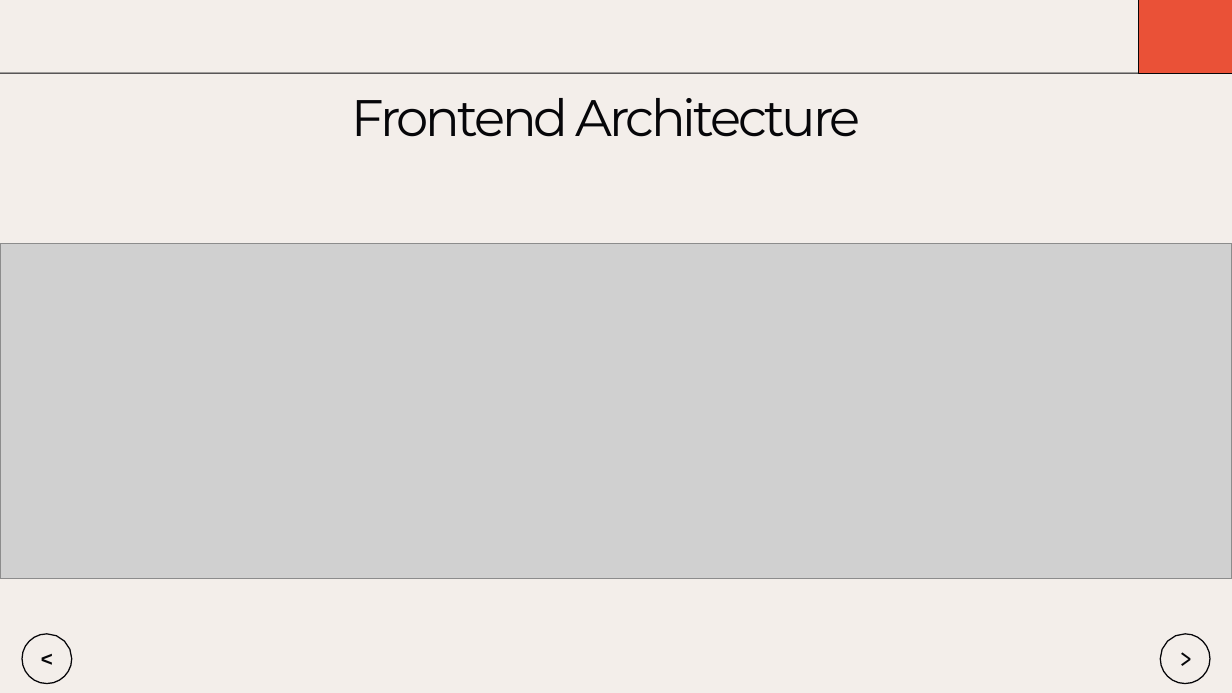
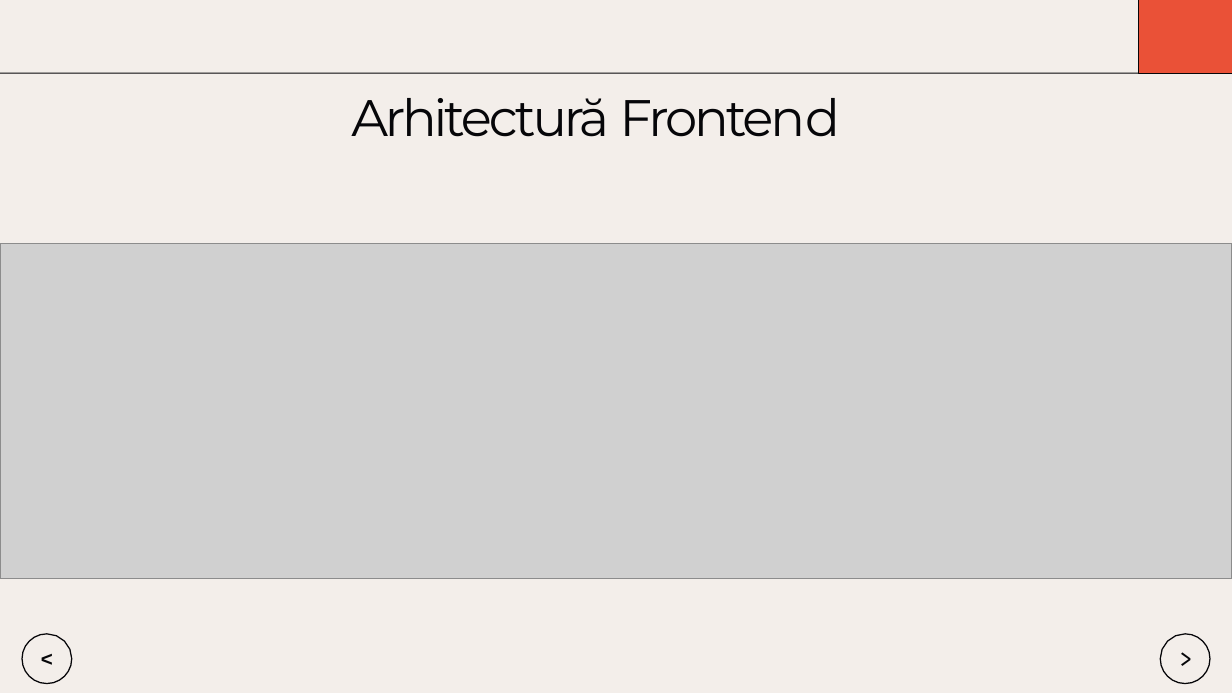
Before and after one commit to Dragomir1401/VisioScience-3D, a slide deck: slide 6 of Roadmap/scss/Prezentare_Final_Dragomir_Andrei.pptx. Drawn at 1232x693 pixels with LibreOffice and Linux fonts; fonts in the diff are those of the drawing; grey boxes stand for pictures. Boxes give left, top, right and bottom in pixels: in the first picture for what was removed or moved away, otherwise in the second. Text is boxed around its words. In the diff, an @@ line names an element or a change of style, - is before the commit and + after.

```diff
--- a/Roadmap/scss/Prezentare_Final_Dragomir_Andrei.pptx
+++ b/Roadmap/scss/Prezentare_Final_Dragomir_Andrei.pptx
@@ title at (351, 98, 840, 137): text changed @@
-Frontend Architecture
+Arhitectură Frontend
```
Also in this commit, not shown: 6 other slides changed, 9 slides added, 5 slides removed.
